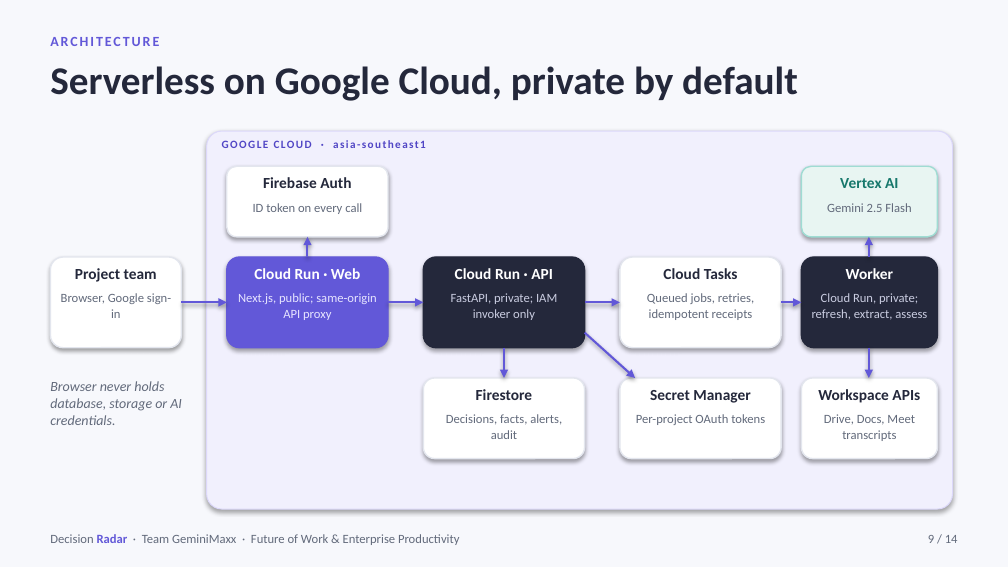
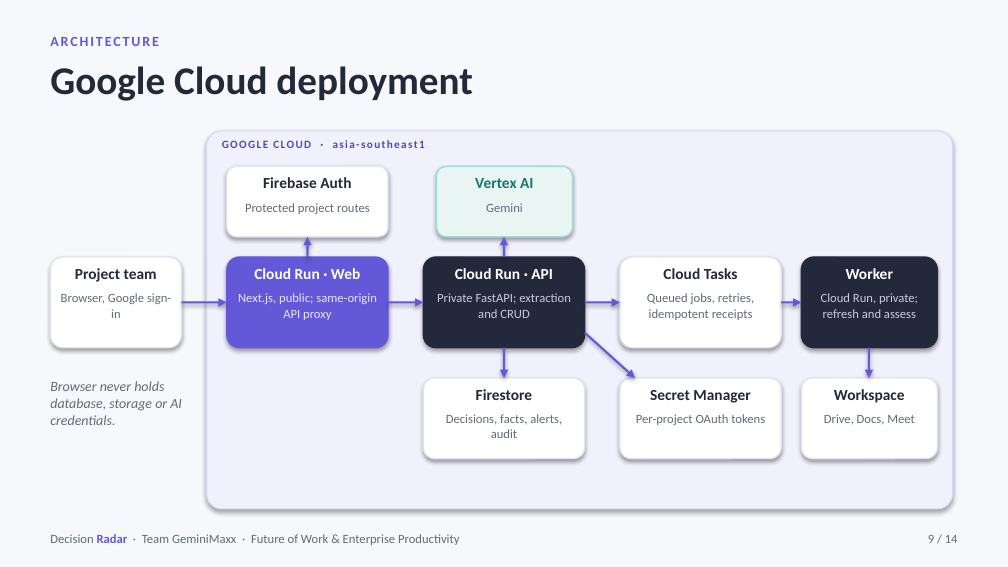
Before and after one commit to steffy-lo/decision-radar, a slide deck: slide 9 of submission/DecisionRadar_Proposal.pptx. Drawn at 1008x567 pixels with LibreOffice and Linux fonts; fonts in the diff are those of the drawing. Boxes give left, top, right and bottom in pixels: in the first picture for what was removed or moved away, otherwise in the second. Text is boxed around its words. In the diff, an @@ line names an element or a change of style, - is before the commit and + after.

```diff
--- a/submission/DecisionRadar_Proposal.pptx
+++ b/submission/DecisionRadar_Proposal.pptx
@@ text at (50,66,472,101): text changed @@
-Serverless on Google Cloud, private by default
+Google Cloud deployment
@@ rounded rectangle: place and size @@
-rounded rectangle at (801,166,937,237)
+rounded rectangle at (436,166,573,237)
@@ text "Vertex AI": place and size @@
-text "Vertex AI" at (840,178,898,188)
+text "Vertex AI" at (475,178,533,188)
@@ text added at (245,203,370,214), 9 pt, text #626A7B @@
+Protected project routes
@@ text removed at (253,203,362,214) @@
-ID token on every call
@@ text added at (486,203,523,212), 9 pt, text #626A7B @@
+Gemini
@@ text removed at (827,203,911,212) @@
-Gemini 2.5 Flash
@@ arrow moved from (869, 257) - (869, 237) to (504, 257) - (504, 237) @@
@@ text added at (437,293,571,318), 9 pt, text #C9CCE0 @@
+Private FastAPI; extraction and CRUD
@@ text removed at (451,293,557,320) @@
-FastAPI, private; IAM invoker only
@@ text at (821,293,918,318): text changed @@
-Cloud Run, private; refresh, extract, assess
+Cloud Run, private; refresh and assess
@@ text at (834,389,905,403): text changed @@
-Workspace APIs
+Workspace
@@ text at (824,414,914,425): text changed @@
-Drive, Docs, Meet transcripts
+Drive, Docs, Meet
```
Also in this commit, not shown: 12 other slides changed, 1 slide added, 1 slide removed, 2 other files.
